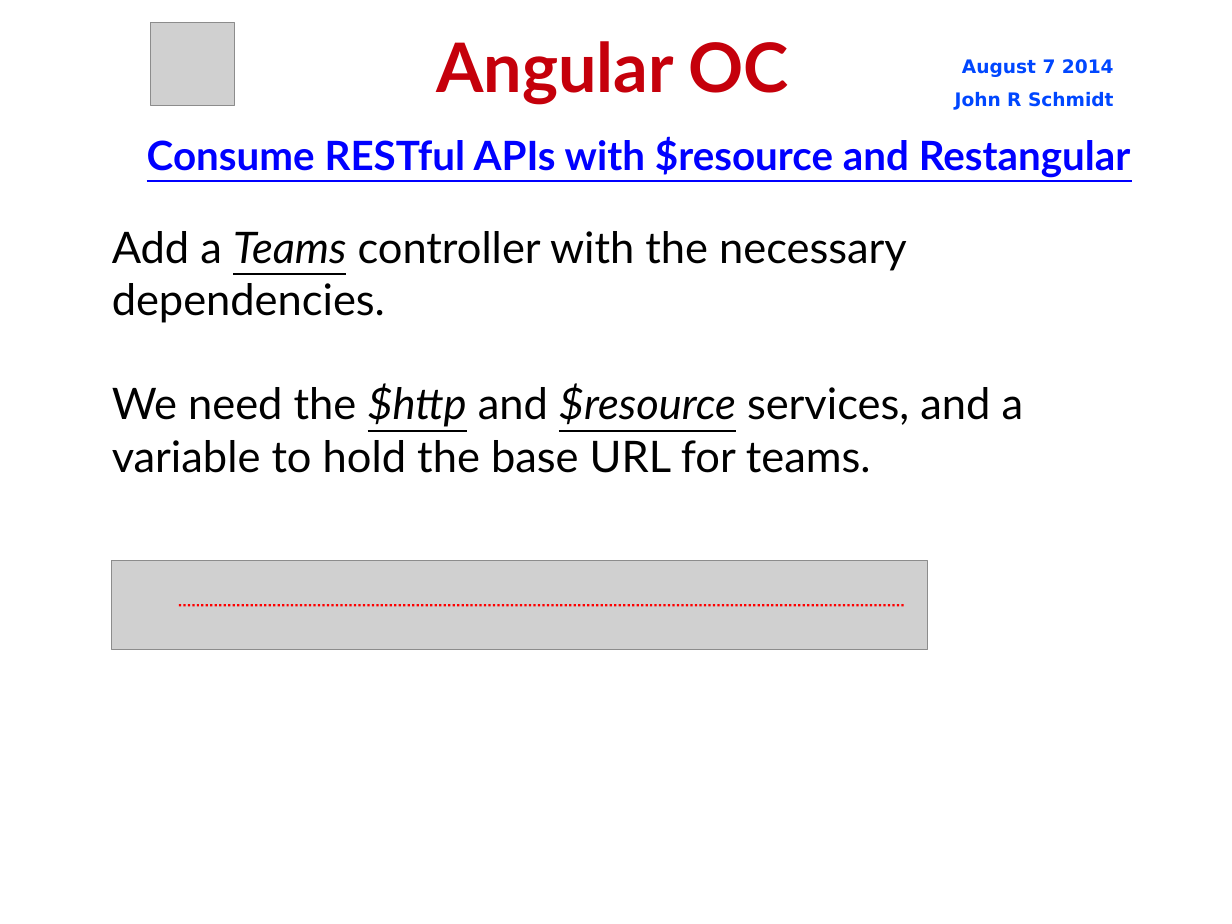
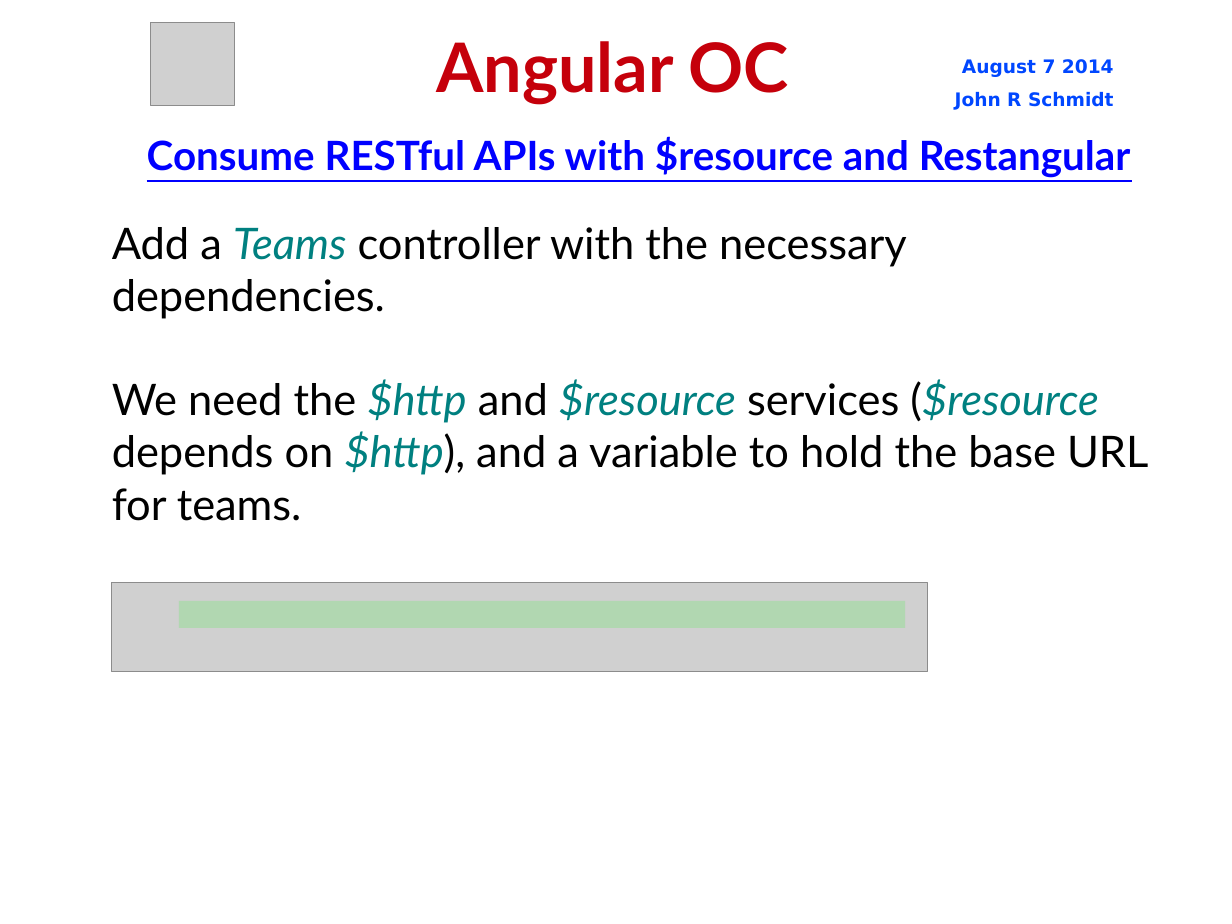
Before and after one commit to jrschmidt/fifa-angular-rest-demo, a slide deck: slide 27 of fifa.odp. Drawn at 1232x924 pixels with LibreOffice and Linux fonts; fonts in the diff are those of the drawing; grey boxes stand for pictures; background and template pictures are left out. Boxes give left, top, right and bottom in pixels: in the first picture for what was removed or moved away, otherwise in the second. Text is boxed around its words. In the diff, an @@ line names an element or a change of style, - is before the commit and + after.

Commit message:
change styles for some elements in the presentation

```diff
--- a/fifa.odp
+++ b/fifa.odp
@@ subtitle at [112,227,907,319]: text colour #000000 to #008080, underline off in "Teams" @@
@@ subtitle at [112,379,1148,521]: text changed @@
-We need the $http and $resource services, and a variable to hold the base URL for teams.
+We need the $http and $resource services ($resource depends on $http), and a variable to hold the base URL for teams.
@@ picture: place and size @@
-picture at [112,561,928,651]
+picture at [112,582,928,672]
@@ line moved from (179, 606) - (906, 606) to (179, 615) - (906, 615) @@
@@ line (179, 615) - (906, 615): stroke #FF0000 1.45 pt to #00FF00 17.29 pt @@
```
Also in this commit, not shown: 15 other slides changed.
